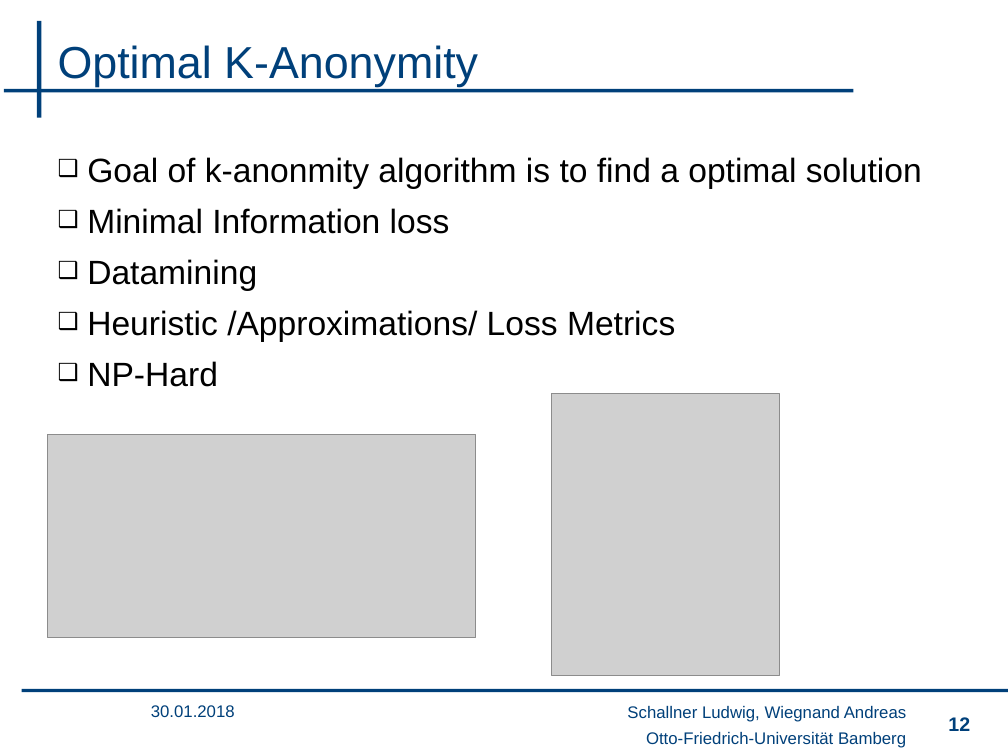
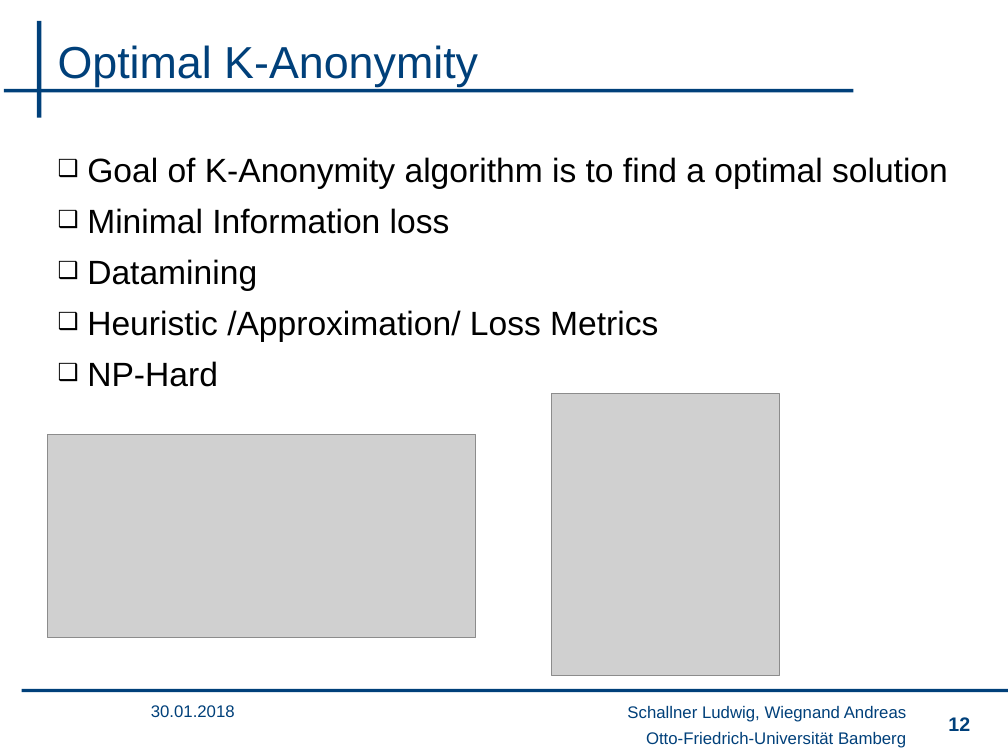
Before and after one commit to wsgan001/PSI-MSem, a slide deck: slide 12 of presentation/sicherheits_final_anV3.pptx. Drawn at 1008x756 pixels with LibreOffice and Linux fonts; fonts in the diff are those of the drawing; grey boxes stand for pictures; background and template pictures are left out. Boxes give left, top, right and bottom in pixels: in the first picture for what was removed or moved away, otherwise in the second. Text is boxed around its words. In the diff, an @@ line names an element or a change of style, - is before the commit and + after.

```diff
--- a/presentation/sicherheits_final_anV3.pptx
+++ b/presentation/sicherheits_final_anV3.pptx
@@ text at [87, 157, 948, 189]: text changed @@
-❑ Goal of k-anonmity algorithm is to find a optimal solution
+❑ Goal of K-Anonymity algorithm is to find a optimal solution
@@ text at [87, 310, 658, 342]: text changed @@
-❑ Heuristic /Approximations/ Loss Metrics
+❑ Heuristic /Approximation/ Loss Metrics
```
Also in this commit, not shown: 8 other slides changed.
